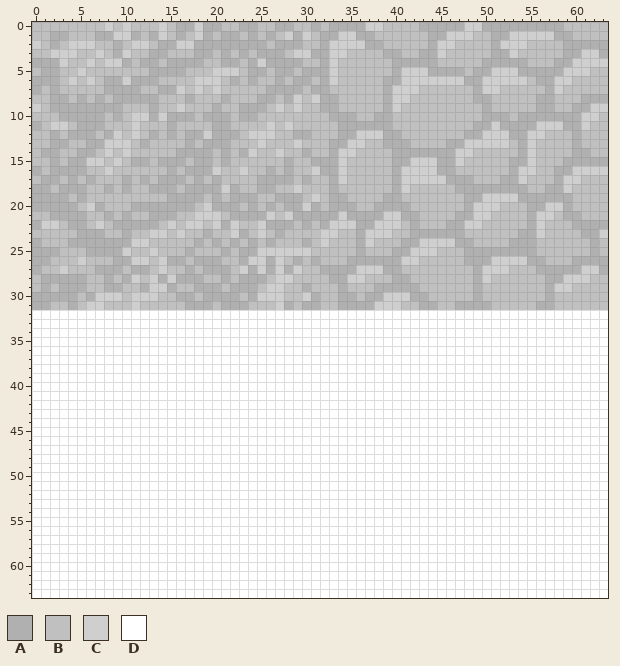
Pixel-art sprite: assets/terrain.png. The picture above is the old version.
The file is 64x64 pixels.
Palette (. is transparent): A #b0b0b0  B #c0c0c0  C #cfcfcf  D #ffffff
Pixels before (only the part around the change), first column x 0:
18 AABAAABBABABBAAABAAAACABBAABBCBBBABBBBBBACBBBB
19 AAAABABBBBBBBBBAAAABABAAABBAAABCBAABBBBAABBBBB
20 AAAAABCABBBAAAAAAABCAAABABABAACABAAABBAAAABBBB
21 BBAAAABBABABBAAABBCCCBAAAACBCAAAAACAAAACCAABBB
22 ACCBAABCBAAAAABCBCCBCACBBCAAABABACCCAACCCBABBB
23 BBBBBAAABBABBCCBCBBABBCABCBABBBBCCBBACCCBBAAAA
24 ABBBAAAAAAACCBBBBBABABABABABBBABCBBBACBBBAACCC
25 AAABBBAAAACBBCBBBABBBABAACCCCCCBBBBBABBBAACCCB
26 AABBBCBBBAACCBCAABAAABBACCACBABABBBAAAAAACCBBB
27 ABBCBBBAAABAABCBBABAAABCACACACBBAAAACCCAABBBBB
28 BAAAAABBABACBCACAAABBABAAABCCBBBBAACCBBBAABBBB
29 BABAAABBAABBACCABBAAABAAABCCBBABBBABBBAAAAABBB
30 AAAAABACCCBCCCBBAABAAAABACCCBBCABBAABAACCCAABB
31 AABBABCCBBBCBBBBBAAABAAABBBCABAABBAAAACCCBBAAB
32 DDDDDDDDDDDDDDDDDDDDDDDDDDDDDDDDDDDDDDDDDDDDDD
33 DDDDDDDDDDDDDDDDDDDDDDDDDDDDDDDDDDDDDDDDDDDDDD
34 DDDDDDDDDDDDDDDDDDDDDDDDDDDDDDDDDDDDDDDDDDDDDD
35 DDDDDDDDDDDDDDDDDDDDDDDDDDDDDDDDDDDDDDDDDDDDDD
36 DDDDDDDDDDDDDDDDDDDDDDDDDDDDDDDDDDDDDDDDDDDDDD
37 DDDDDDDDDDDDDDDDDDDDDDDDDDDDDDDDDDDDDDDDDDDDDD
38 DDDDDDDDDDDDDDDDDDDDDDDDDDDDDDDDDDDDDDDDDDDDDD
39 DDDDDDDDDDDDDDDDDDDDDDDDDDDDDDDDDDDDDDDDDDDDDD
40 DDDDDDDDDDDDDDDDDDDDDDDDDDDDDDDDDDDDDDDDDDDDDD
41 DDDDDDDDDDDDDDDDDDDDDDDDDDDDDDDDDDDDDDDDDDDDDD
42 DDDDDDDDDDDDDDDDDDDDDDDDDDDDDDDDDDDDDDDDDDDDDD
43 DDDDDDDDDDDDDDDDDDDDDDDDDDDDDDDDDDDDDDDDDDDDDD
44 DDDDDDDDDDDDDDDDDDDDDDDDDDDDDDDDDDDDDDDDDDDDDD
45 DDDDDDDDDDDDDDDDDDDDDDDDDDDDDDDDDDDDDDDDDDDDDD
46 DDDDDDDDDDDDDDDDDDDDDDDDDDDDDDDDDDDDDDDDDDDDDD
47 DDDDDDDDDDDDDDDDDDDDDDDDDDDDDDDDDDDDDDDDDDDDDD
48 DDDDDDDDDDDDDDDDDDDDDDDDDDDDDDDDDDDDDDDDDDDDDD
49 DDDDDDDDDDDDDDDDDDDDDDDDDDDDDDDDDDDDDDDDDDDDDD
50 DDDDDDDDDDDDDDDDDDDDDDDDDDDDDDDDDDDDDDDDDDDDDD
51 DDDDDDDDDDDDDDDDDDDDDDDDDDDDDDDDDDDDDDDDDDDDDD
52 DDDDDDDDDDDDDDDDDDDDDDDDDDDDDDDDDDDDDDDDDDDDDD
53 DDDDDDDDDDDDDDDDDDDDDDDDDDDDDDDDDDDDDDDDDDDDDD
54 DDDDDDDDDDDDDDDDDDDDDDDDDDDDDDDDDDDDDDDDDDDDDD
55 DDDDDDDDDDDDDDDDDDDDDDDDDDDDDDDDDDDDDDDDDDDDDD
56 DDDDDDDDDDDDDDDDDDDDDDDDDDDDDDDDDDDDDDDDDDDDDD
57 DDDDDDDDDDDDDDDDDDDDDDDDDDDDDDDDDDDDDDDDDDDDDD
58 DDDDDDDDDDDDDDDDDDDDDDDDDDDDDDDDDDDDDDDDDDDDDD
59 DDDDDDDDDDDDDDDDDDDDDDDDDDDDDDDDDDDDDDDDDDDDDD
60 DDDDDDDDDDDDDDDDDDDDDDDDDDDDDDDDDDDDDDDDDDDDDD
61 DDDDDDDDDDDDDDDDDDDDDDDDDDDDDDDDDDDDDDDDDDDDDD
62 DDDDDDDDDDDDDDDDDDDDDDDDDDDDDDDDDDDDDDDDDDDDDD
63 DDDDDDDDDDDDDDDDDDDDDDDDDDDDDDDDDDDDDDDDDDDDDD
The result:
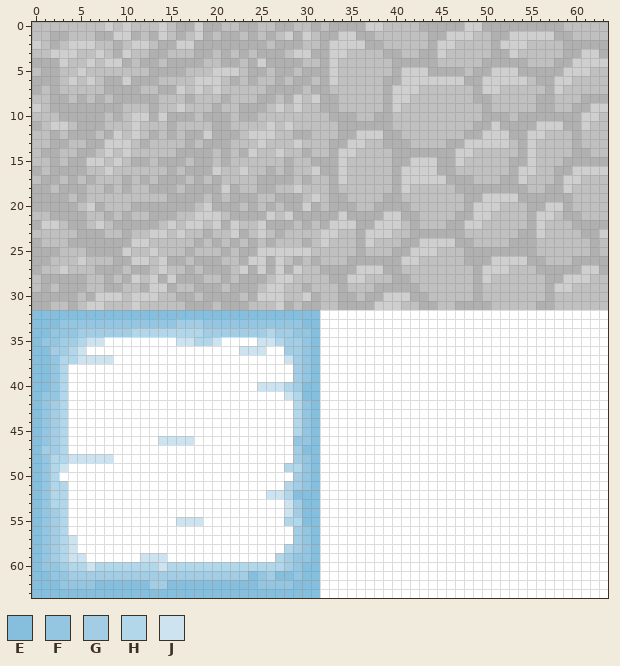
Colours new in this view: E #86bedd  F #95c6e1  G #a2cde5  H #b3d7ea  J #cde4f0
Changes in this commit:
{"y":32,"x":0,"old":"DDDDDDDDDDDDDDDDDDDDDDDDDDDDDDDD","new":"EEEEEEEEEEEEEEEEEEEEEEEEEEEEEEEE"}
{"y":33,"x":0,"old":"DDDDDDDDDDDDDDDDDDDDDDDDDDDDDDDD","new":"EEEFFFFFFFFFFFFFGGGFFFFFFFFFFFEE"}
{"y":34,"x":0,"old":"DDDDDDDDDDDDDDDDDDDDDDDDDDDDDDDD","new":"EEFFFGGGGGGHHHHHHHHGGGGGGGHGGFFE"}
{"y":35,"x":0,"old":"DDDDDDDD","new":"EFFGGHJJ"}
{"y":35,"x":16,"old":"DDDDD","new":"JJHHJ"}
{"y":35,"x":25,"old":"DDDDDDD","new":"JJHGGFE"}
{"y":36,"x":0,"old":"DDDDDD","new":"EEGGHJ"}
{"y":36,"x":23,"old":"DDD","new":"JJJ"}
{"y":36,"x":28,"old":"DDDD","new":"GGFE"}
{"y":37,"x":0,"old":"DDDDDDDDD","new":"EEFHHJJJJ"}
{"y":37,"x":28,"old":"DDDD","new":"JGFE"}
{"y":38,"x":0,"old":"DDDD","new":"EEFH"}
{"y":38,"x":29,"old":"DDD","new":"GFE"}
{"y":39,"x":0,"old":"DDDD","new":"EEFH"}
{"y":39,"x":29,"old":"DDD","new":"GFE"}
{"y":40,"x":0,"old":"DDDD","new":"EEFH"}
{"y":40,"x":25,"old":"DDDDDDD","new":"JJJHGEE"}
{"y":41,"x":0,"old":"DDDD","new":"EFFH"}
{"y":41,"x":28,"old":"DDDD","new":"JHEE"}
{"y":42,"x":0,"old":"DDDD","new":"EFGH"}
{"y":42,"x":29,"old":"DDD","new":"HFE"}
{"y":43,"x":0,"old":"DDDD","new":"EFGH"}
{"y":43,"x":29,"old":"DDD","new":"HFE"}
{"y":44,"x":0,"old":"DDDD","new":"EFGH"}
{"y":44,"x":29,"old":"DDD","new":"HFE"}
{"y":45,"x":0,"old":"DDDD","new":"EFGH"}
{"y":45,"x":29,"old":"DDD","new":"HFE"}
{"y":46,"x":0,"old":"DDDD","new":"EFGH"}
{"y":46,"x":14,"old":"DDDD","new":"JJJJ"}
{"y":46,"x":29,"old":"DDD","new":"FFE"}
{"y":47,"x":0,"old":"DDDD","new":"EGGH"}
{"y":47,"x":29,"old":"DDD","new":"GEE"}
{"y":48,"x":0,"old":"DDDDDDDDD","new":"EFHHJJJJJ"}
{"y":48,"x":29,"old":"DDD","new":"GFE"}
{"y":49,"x":0,"old":"DDDD","new":"EFHJ"}
{"y":49,"x":28,"old":"DDDD","new":"HHFE"}
{"y":50,"x":0,"old":"DDD","new":"EFH"}
{"y":50,"x":29,"old":"DDD","new":"GFE"}
{"y":51,"x":0,"old":"DDDD","new":"EFHH"}
{"y":51,"x":28,"old":"DDDD","new":"HGFE"}
{"y":52,"x":0,"old":"DDDD","new":"EFHH"}
{"y":52,"x":26,"old":"DDDDDD","new":"JJHEEE"}
{"y":53,"x":0,"old":"DDDD","new":"EFHH"}
{"y":53,"x":28,"old":"DDDD","new":"JGEE"}
{"y":54,"x":0,"old":"DDDD","new":"EFGH"}
{"y":54,"x":28,"old":"DDDD","new":"JGEE"}
{"y":55,"x":0,"old":"DDDD","new":"EFGH"}
{"y":55,"x":16,"old":"DDD","new":"JJJ"}
{"y":55,"x":28,"old":"DDDD","new":"HHEE"}
{"y":56,"x":0,"old":"DDDD","new":"EFGH"}
{"y":56,"x":29,"old":"DDD","new":"GFE"}
{"y":57,"x":0,"old":"DDDDD","new":"EFGHJ"}
{"y":57,"x":29,"old":"DDD","new":"GFE"}
{"y":58,"x":0,"old":"DDDDD","new":"EFGHJ"}
{"y":58,"x":28,"old":"DDDD","new":"HGFE"}
{"y":59,"x":0,"old":"DDDDDD","new":"EFGHJJ"}
{"y":59,"x":12,"old":"DDD","new":"JJJ"}
{"y":59,"x":27,"old":"DDDDD","new":"HGFFE"}
{"y":60,"x":0,"old":"DDDDDDDDDDDDDDDDDDDDDDDDDDDDDDDD","new":"EFFGHHJHHHHHHHJHHHHHHHHHHHHHGFEE"}
{"y":61,"x":0,"old":"DDDDDDDDDDDDDDDDDDDDDDDDDDDDDDDD","new":"EEFFGGGGGGGGGGGGGGGGGGGGEFGEEFEE"}
{"y":62,"x":0,"old":"DDDDDDDDDDDDDDDDDDDDDDDDDDDDDDDD","new":"EEEFFFFEEEEEEGGEEEEEEEEEEFFFFEEE"}
{"y":63,"x":0,"old":"DDDDDDDDDDDDDDDDDDDDDDDDDDDDDDDD","new":"EEEEEEEEEEEEEEEEEEEEEEEEEEEEEEEE"}
